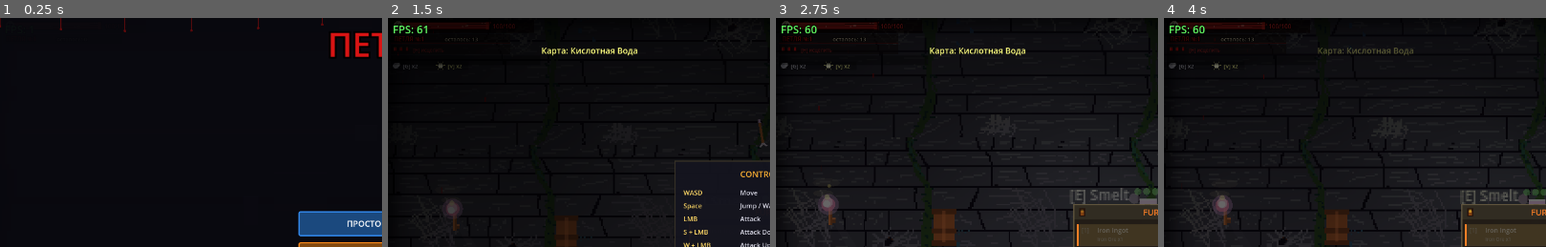
Above: before the commit, frames 1-4 (left to right).
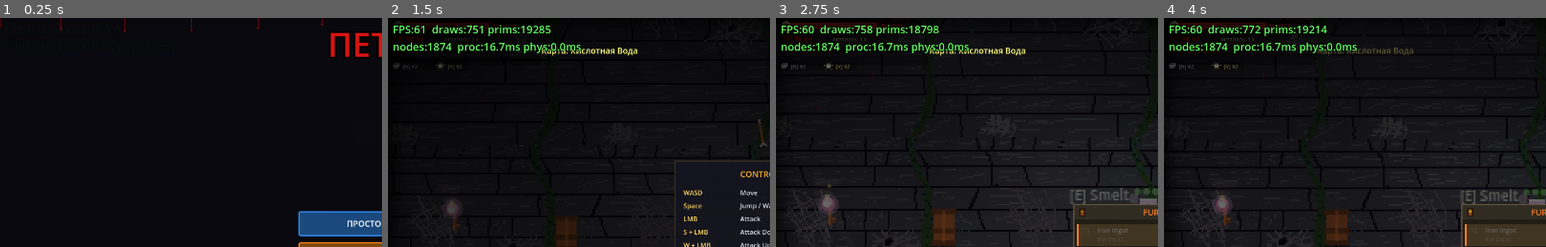
Above: after the commit, the same moments.

Repository: volcraft44/petlya-game
Game: Godot game, scene res://scenes/main.tscn
The game is run twice, just before and just after one commit, with the same random seed, the same clock (stepped at 60 frames per second) and the same inputs.
Inputs (mouse positions are % of the whole screen's width and height, from its top left):
- Up to frame 1 (0.25 s): no input
- Up to frame 2 (1.5 s): click "ПРОСТО НАЧАТЬ" at 0.5 s; tap Enter (ui_accept) at 1.25 s; move the mouse to (72, 45) at 1.27 s; hold D (move_right) from 1.28 s (still down); tap E (interact) at 1.35 s; click (72, 45) at 1.42 s
- Up to frame 3 (2.75 s): tap Space (jump) at 1.52, 1.82 s; release D (move_right) at 2 s; drag from (30, 55) to (57, 59) at 2.02 s
- Up to frame 4 (4 s): move the mouse to (60, 28) at 2.77 s; hold A (move_left) 2.78-3.5 s; tap 1 at 2.85 s; drag from (45, 70) to (50, 47) at 3.52 s
The pictures show only the part of the screen within x 0-50%, y 0-50%; the shares and areas given below are measured in that part.

The runs differ from the first frame. In frame 2, 1.6% of the frame differs, in the area x 1-51%, y 2-16%; in frame 3, 1.7%; in frame 4, 1.6%.

Commit message:
On-screen perf diagnostics: draw calls, primitives, node count, proc/phys ms
FPS stayed ~10-15 regardless of every optimization, so add a full breakdown
to the on-screen counter to pinpoint the real bottleneck: render draw calls,
primitives, node count, and CPU time split between process and physics.

Co-Authored-By: Claude Opus 4.8 <noreply@anthropic.com>

Diff:
--- a/scripts/main.gd
+++ b/scripts/main.gd
@@ -1231,12 +1231,18 @@
 # ───────────────────────────────────────────────────────────────────────────
 
 func _process(delta):
-	# FPS-счётчик (обновляем 4 раза/сек)
+	# Диагностика производительности (обновляем 4 раза/сек)
 	if _fps_label:
 		_fps_cd -= delta
 		if _fps_cd <= 0.0:
 			_fps_cd = 0.25
-			_fps_label.text = "FPS: %d" % Engine.get_frames_per_second()
+			var draws = Performance.get_monitor(Performance.RENDER_TOTAL_DRAW_CALLS_IN_FRAME)
+			var prims = Performance.get_monitor(Performance.RENDER_TOTAL_PRIMITIVES_IN_FRAME)
+			var nodes = Performance.get_monitor(Performance.OBJECT_NODE_COUNT)
+			var proc_ms = Performance.get_monitor(Performance.TIME_PROCESS) * 1000.0
+			var phys_ms = Performance.get_monitor(Performance.TIME_PHYSICS_PROCESS) * 1000.0
+			_fps_label.text = "FPS:%d  draws:%d prims:%d\nnodes:%d  proc:%.1fms phys:%.1fms" % [
+				Engine.get_frames_per_second(), draws, prims, nodes, proc_ms, phys_ms]
 	_update_camera_shake(delta)
 	_update_camera_lookahead(delta)
 	_update_cs_features(delta)
